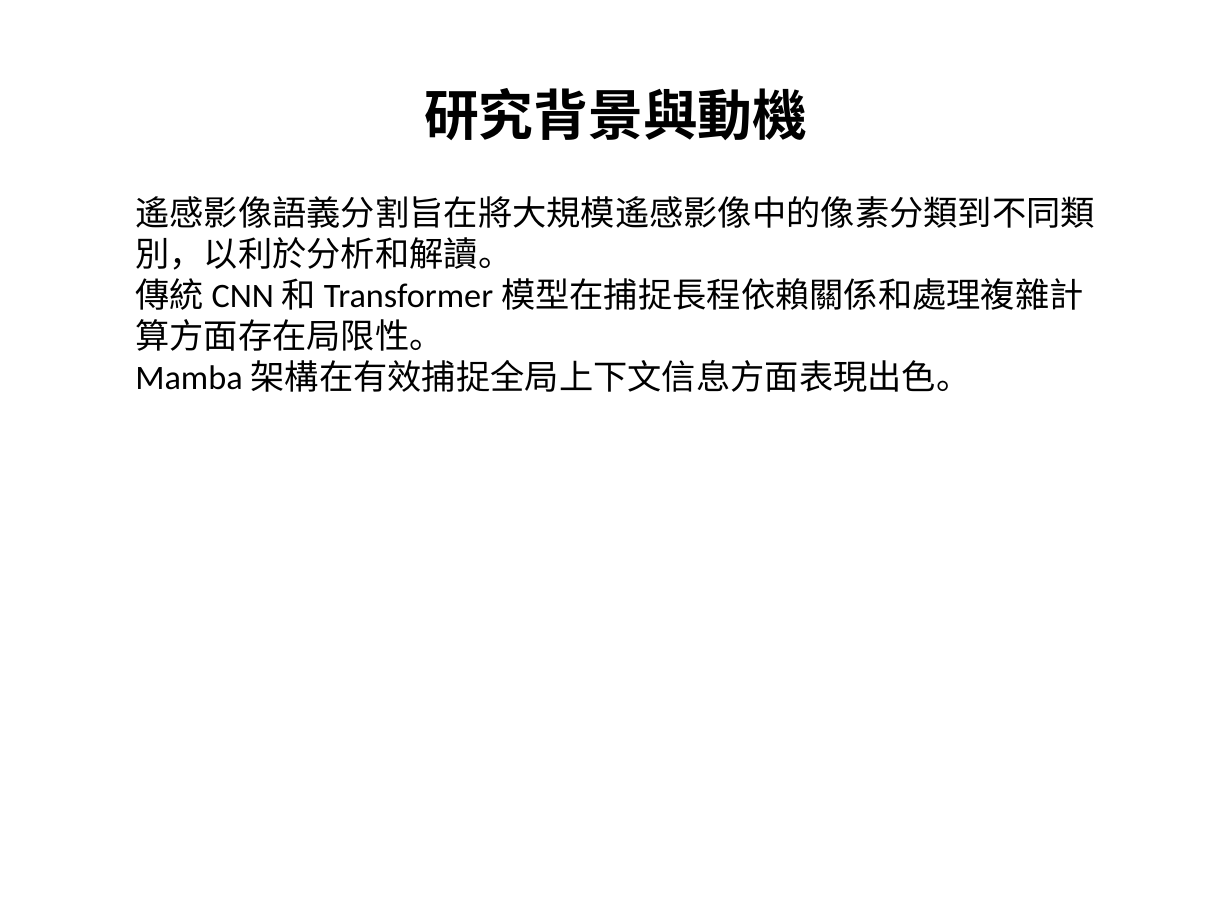
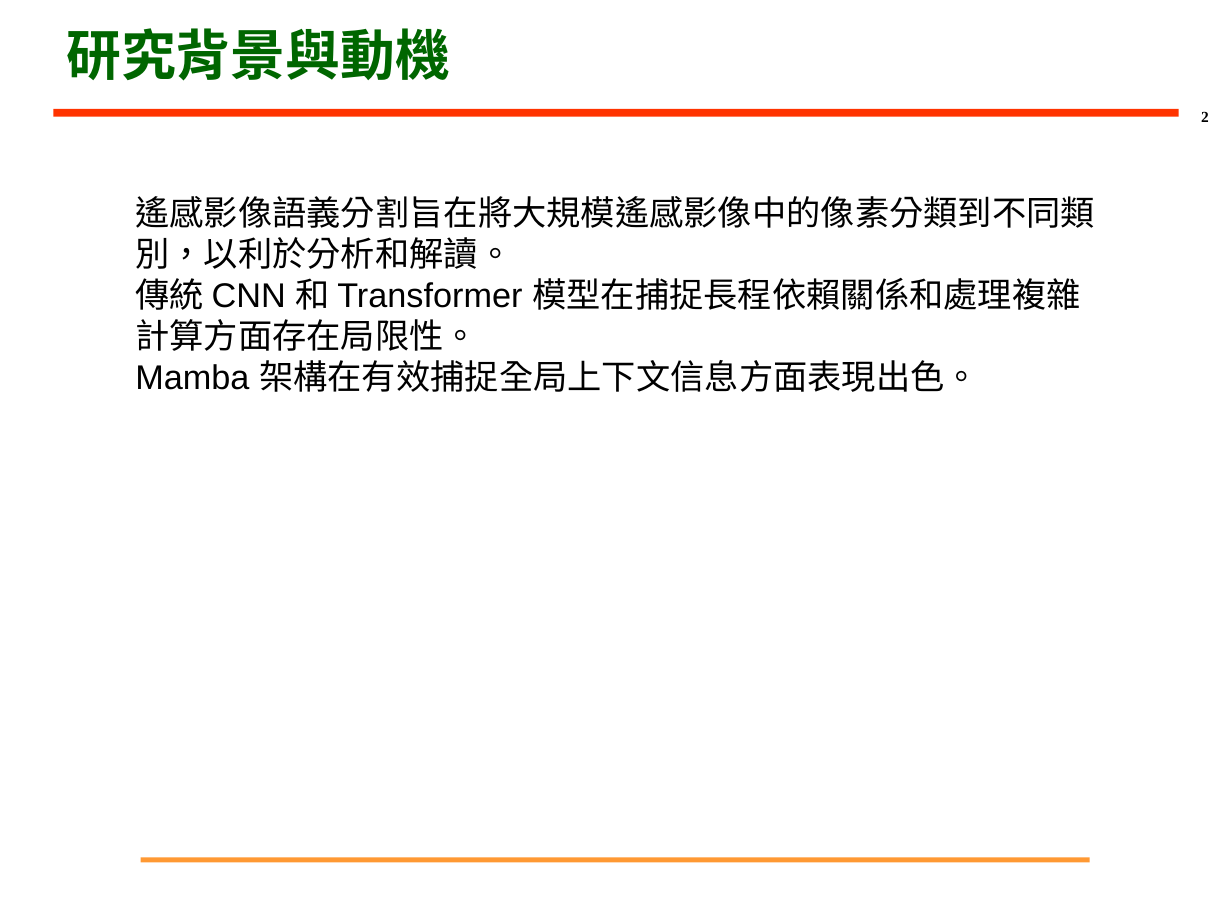
Before and after one commit to PonNowJin/PDFtoPPT, a slide deck: slide 2 of output_pptx/test.pptx. Drawn at 1232x924 pixels with LibreOffice and Linux fonts; fonts in the diff are those of the drawing; background and template pictures are left out. Boxes give left, top, right and bottom in pixels: in the first picture for what was removed or moved away, otherwise in the second. Text is boxed around its words. In the diff, an @@ line names an element or a change of style, - is before the commit and + after.

```diff
--- a/output_pptx/test.pptx
+++ b/output_pptx/test.pptx
@@ title "研究背景與動機": place and size @@
-title "研究背景與動機" at (424, 88, 807, 140)
+title "研究背景與動機" at (66, 28, 449, 81)
@@ title "研究背景與動機" at (66, 28, 449, 81): font Calibri to Arial, text colour #000000 to #006600; alignment centre to left @@
@@ line added from (53, 112) to (1179, 112), #FF3300 4.5 pt @@
@@ page number added at (1201, 111, 1209, 122), 9 pt, text #000000, bold @@
+2
@@ text "遙感影像語義分割旨在將大規模遙感影像中的像素分類到不同類別，以利於分析和解讀。" at (135, 196, 1095, 392): font Calibri to Arial @@
@@ line added from (140, 860) to (1090, 860), #FF9933 3 pt @@
```
Also in this commit, not shown: 8 other slides changed, 3 other files.
